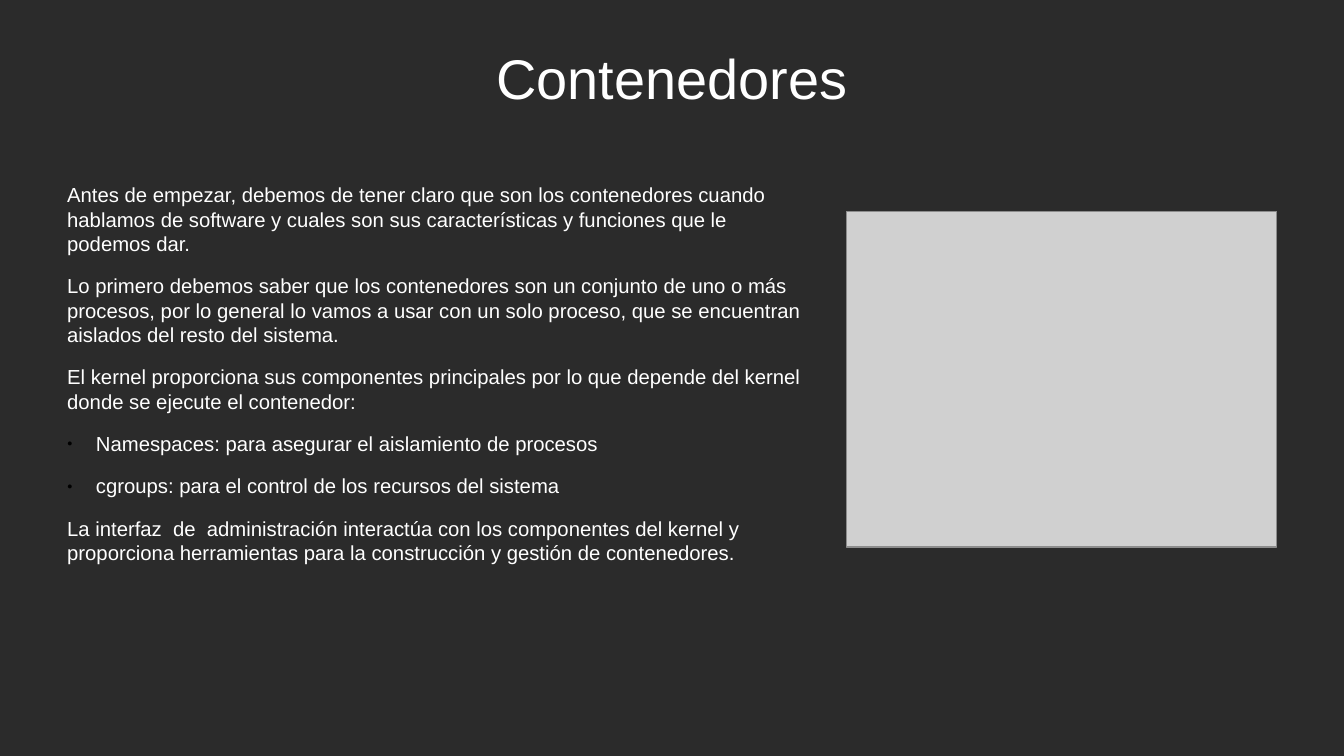
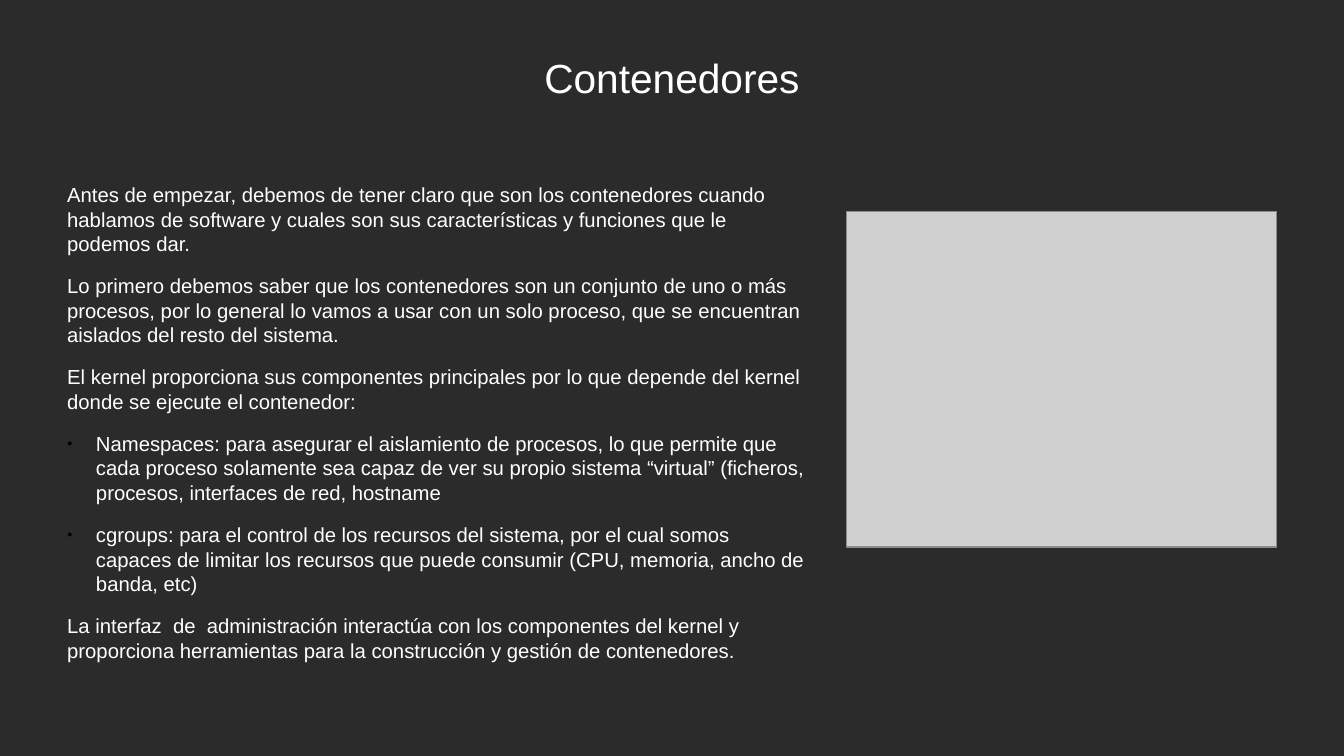
Before and after one commit to FranJaviMN/Proyecto-integrado, a slide deck: slide 3 of Presentación.odp. Drawn at 1344x756 pixels with LibreOffice and Linux fonts; fonts in the diff are those of the drawing; grey boxes stand for pictures; background and template pictures are left out; a plain dark background stands for a picture behind light text. Boxes give left, top, right and bottom in pixels: in the first picture for what was removed or moved away, otherwise in the second. Text is boxed around its words. In the diff, an @@ line names an element or a change of style, - is before the commit and + after.

```diff
--- a/Presentación.odp
+++ b/Presentación.odp
@@ title "Contenedores" at box(544, 63, 799, 94): size 33 to 24 pt @@
@@ text at box(96, 436, 804, 596): text changed @@
-● Namespaces: para asegurar el aislamiento de procesos
-● cgroups: para el control de los recursos del sistema
+● Namespaces: para asegurar el aislamiento de procesos, lo que permite que cada proceso solamente sea capaz de ver su propio sistema “virtual” (ficheros, procesos, interfaces de red, hostname
+● cgroups: para el control de los recursos del sistema, por el cual somos capaces de limitar los recursos que puede consumir (CPU, memoria, ancho de banda, etc)
```
Also in this commit, not shown: 2 other slides changed, 4 slides added, 1 slide removed.
